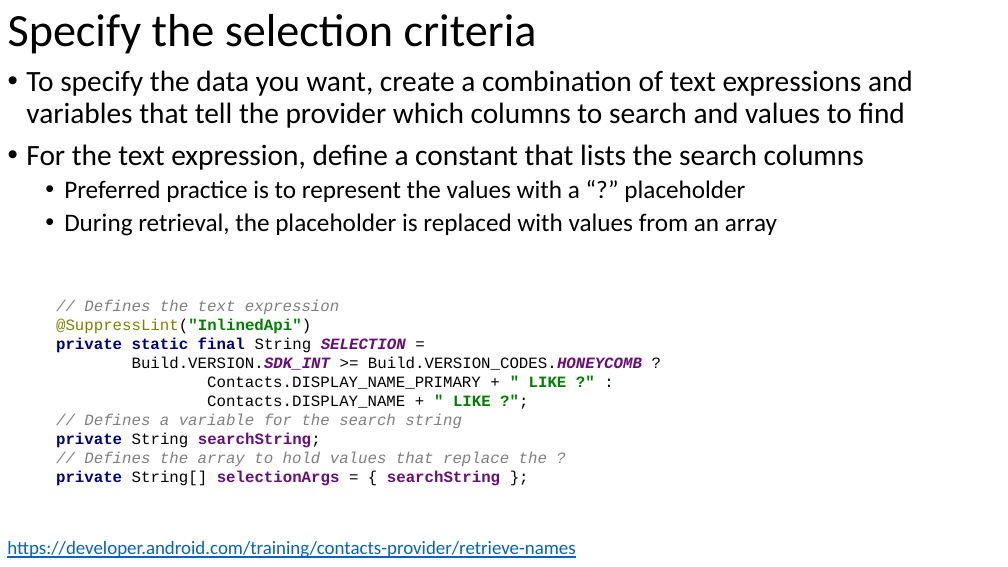
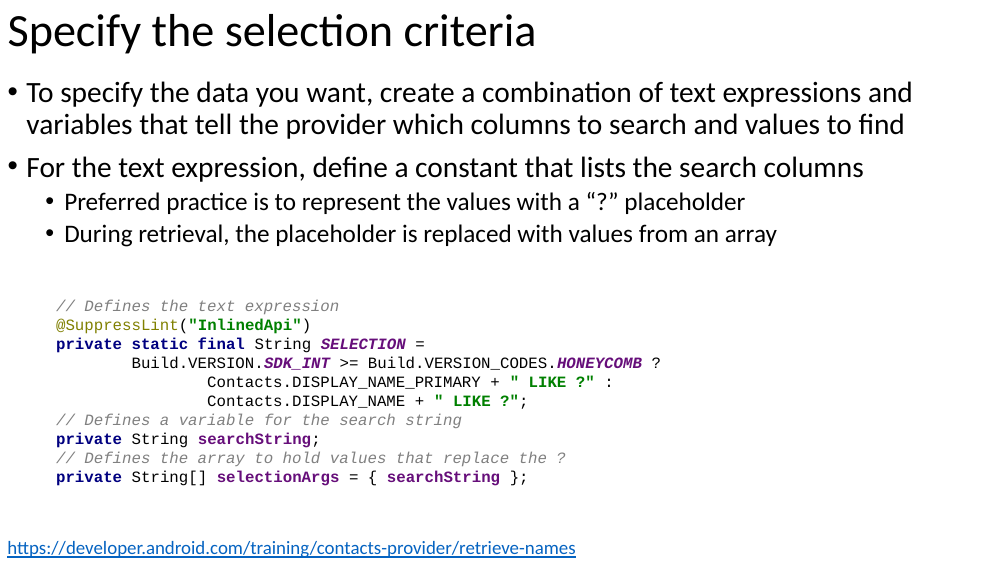
Before and after one commit to russellu/cs230, a slide deck: slide 37 of Lecture_12.pptx. Drawn at 1008x567 pixels with LibreOffice and Linux fonts; fonts in the diff are those of the drawing. Boxes give left, top, right and bottom in pixels: in the first picture for what was removed or moved away, otherwise in the second. Text is boxed around its words. In the diff, an @@ line names an element or a change of style, - is before the commit and + after.

```diff
--- a/Lecture_12.pptx
+++ b/Lecture_12.pptx
@@ text "To specify the data you ...": place and size @@
-text "To specify the data you ..." at (26,70,913,236)
+text "To specify the data you ..." at (26,81,913,247)
```
Also in this commit, not shown: 4 other slides changed.
